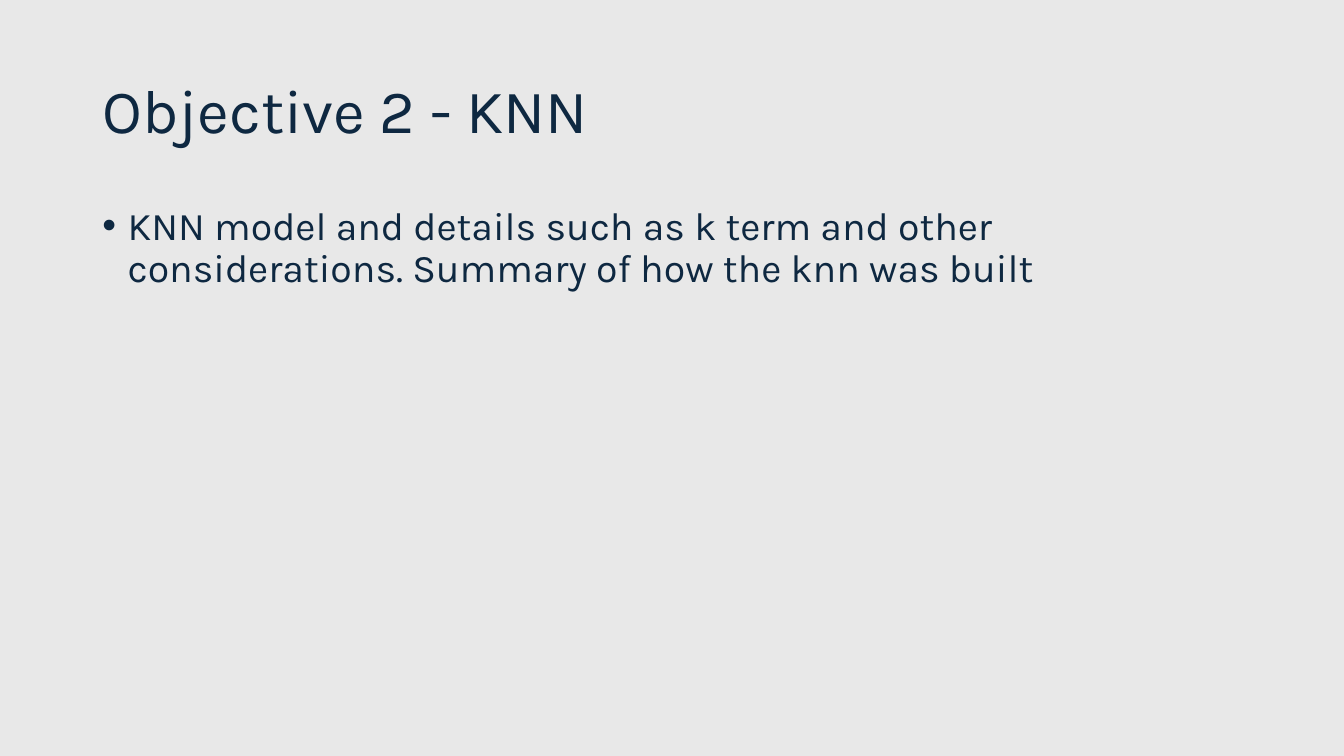
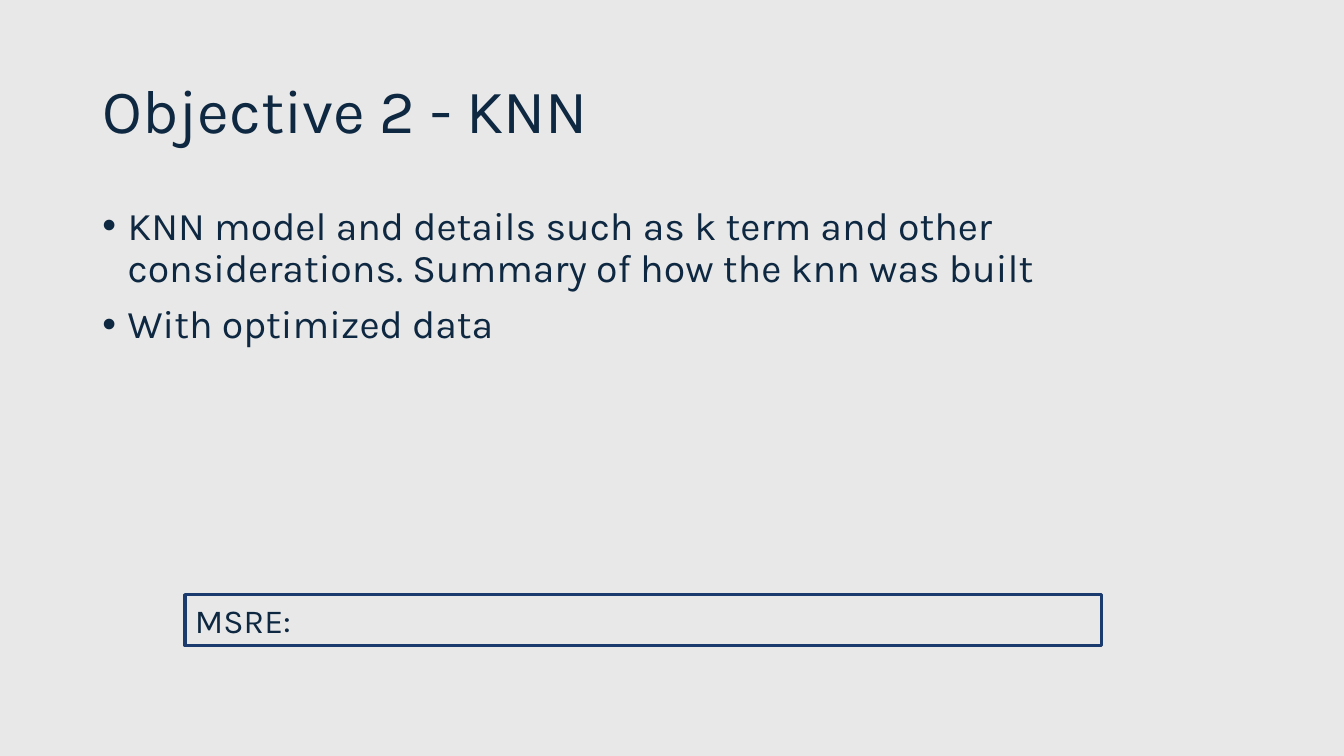
Before and after one commit to Payday4/Hospitalization_stays, a slide deck: slide 19 of medical data WIP.pptx. Drawn at 1344x756 pixels with LibreOffice and Linux fonts; fonts in the diff are those of the drawing. Boxes give left, top, right and bottom in pixels: in the first picture for what was removed or moved away, otherwise in the second. Text is boxed around its words. In the diff, an @@ line names an element or a change of style, - is before the commit and + after.

```diff
--- a/medical data WIP.pptx
+++ b/medical data WIP.pptx
@@ text at (128,311,493,348): paragraph added @@
+• With optimized data
@@ rectangle added at (186,595,1102,645), outline #1B3B6F 2.25 pt, 24 pt, text #0E2841 @@
+MSRE:
```
Also in this commit, not shown: 7 other slides changed, 1 slide added.
